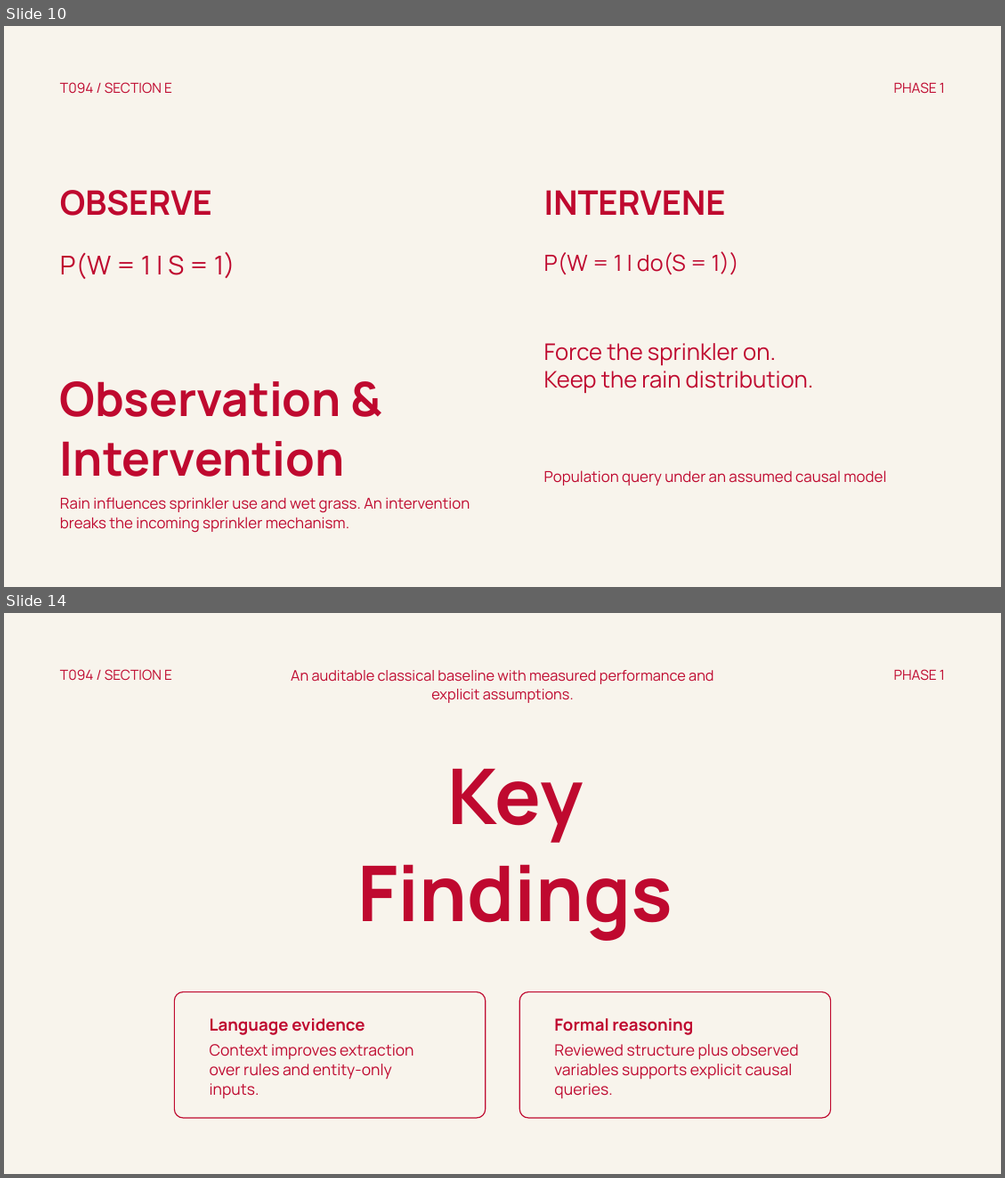
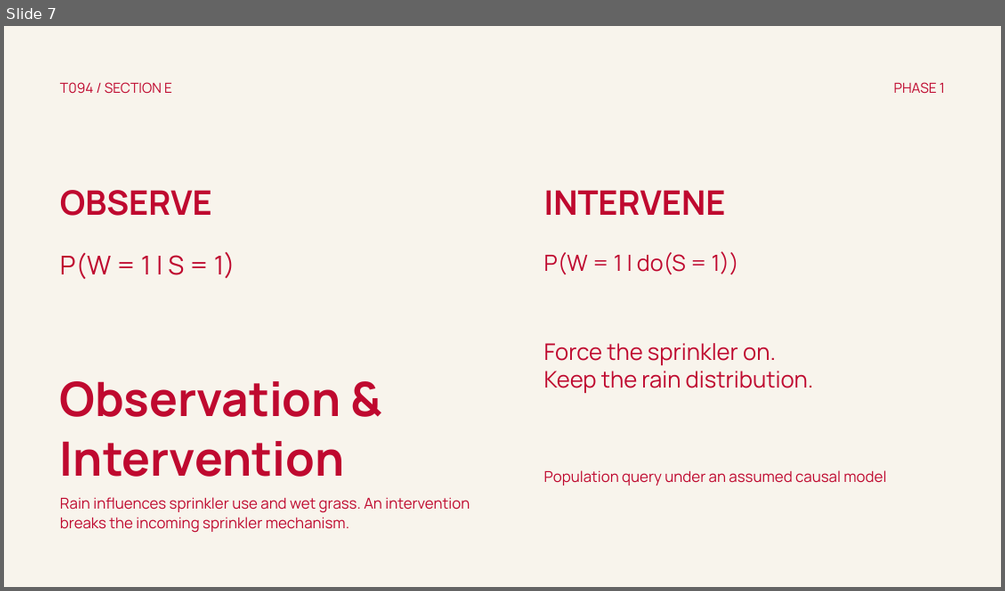
Before and after one commit to Mystic-commits/AML-DL_Project, a slide deck: docs/phase1_presentation.pptx. Shown one above the other, each under a label of ours: slides 10 and 14 before the commit, slide 7 after it; the slides between them are not shown. The pictures are 1005x1178 and 1005x591 pixels, drawn with LibreOffice and Linux fonts; fonts in the diff are those of the drawing. Boxes give left, top, right and bottom in pixels: in the first picture for what was removed or moved away, otherwise in the second. Text is boxed around its words. In the diff, an @@ line names an element or a change of style, - is before the commit and + after.

Commit message:
docs(presentation): condense to eight slides and remove Phase 2 references

```diff
--- a/docs/phase1_presentation.pptx
+++ b/docs/phase1_presentation.pptx
@@ slide 14 removed at [4,613,1001,1174], background #F8F4EC @@
@@ text removed at [60,669,172,681] @@
-T094 / SECTION E
@@ text removed at [291,670,713,703] @@
-An auditable classical baseline with measured performance and explicit assumptions.
@@ text removed at [894,669,945,681] @@
-PHASE 1
@@ text removed at [358,769,673,941] @@
-Key
-Findings
@@ freeform shape removed at [175,992,485,1118] @@
@@ freeform shape removed at [519,992,830,1118] @@
@@ text removed at [210,1018,364,1035] @@
-Language evidence
@@ text removed at [554,1018,693,1035] @@
-Formal reasoning
@@ text removed at [210,1044,413,1098] @@
-Context improves extraction over rules and entity-only inputs.
@@ text removed at [554,1044,799,1098] @@
-Reviewed structure plus observed variables supports explicit causal queries.
@@ what was slide 10 is now slide 7 @@
```
Also in this commit, not shown: 1 slide changed, 6 other slides removed, 5 other files.
